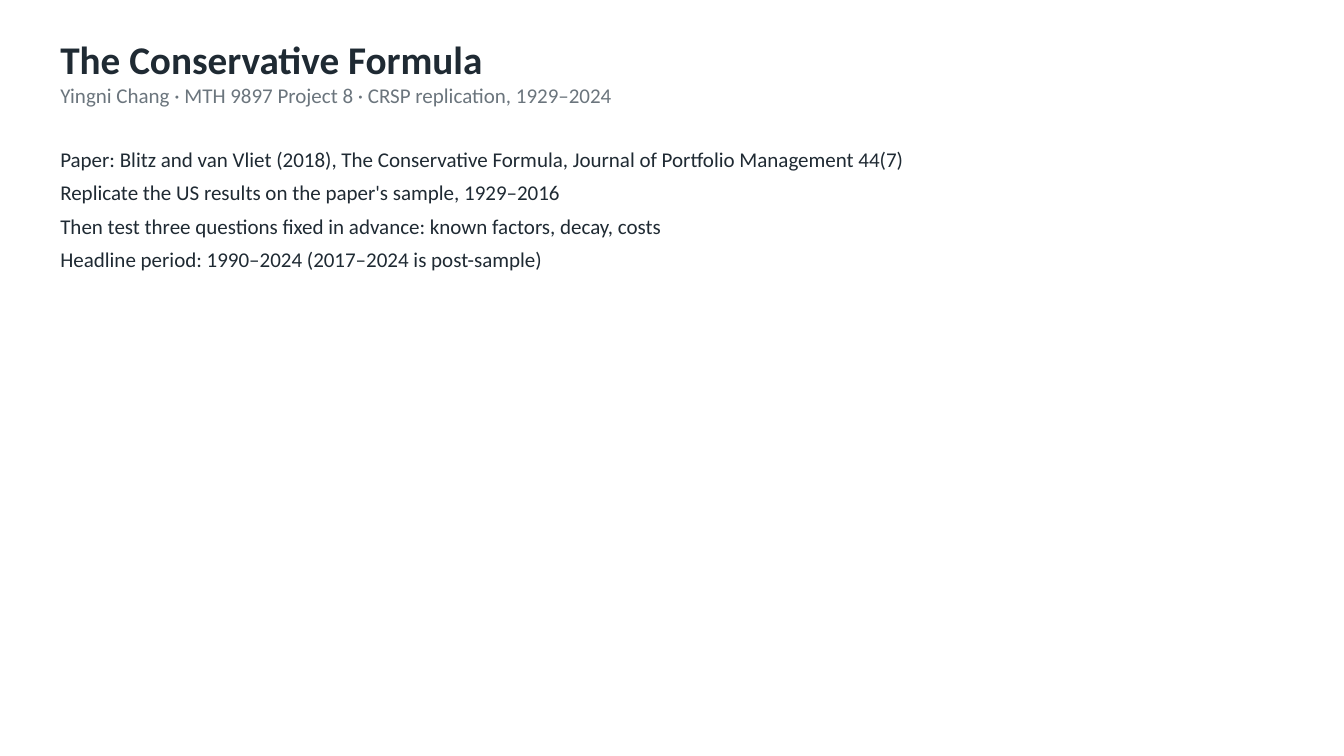
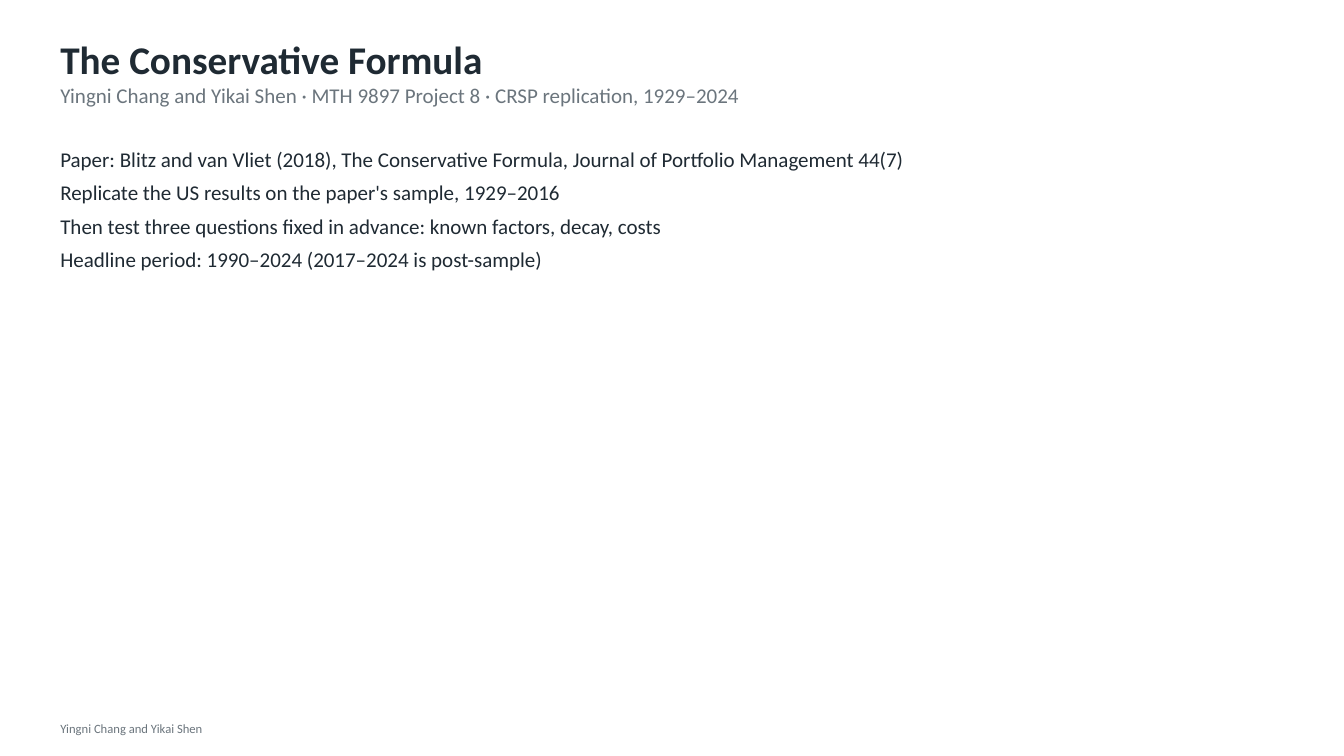
Before and after one commit to yingnichang/MTH9897, a slide deck: slide 1 of Final/presentation/conservative_formula.pptx. Drawn at 1344x756 pixels with LibreOffice and Linux fonts; fonts in the diff are those of the drawing. Boxes give left, top, right and bottom in pixels: in the first picture for what was removed or moved away, otherwise in the second. Text is boxed around its words. In the diff, an @@ line names an element or a change of style, - is before the commit and + after.

Commit message:
Credit Yingni Chang and Yikai Shen across final deliverables

```diff
--- a/Final/presentation/conservative_formula.pptx
+++ b/Final/presentation/conservative_formula.pptx
@@ text at box(60, 88, 738, 107): text changed @@
-Yingni Chang · MTH 9897 Project 8 · CRSP replication, 1929–2024
+Yingni Chang and Yikai Shen · MTH 9897 Project 8 · CRSP replication, 1929–2024
@@ text added at box(60, 724, 202, 735), 9 pt, text #6B757D @@
+Yingni Chang and Yikai Shen
```
Also in this commit, not shown: 17 other slides changed, 14 other files.
